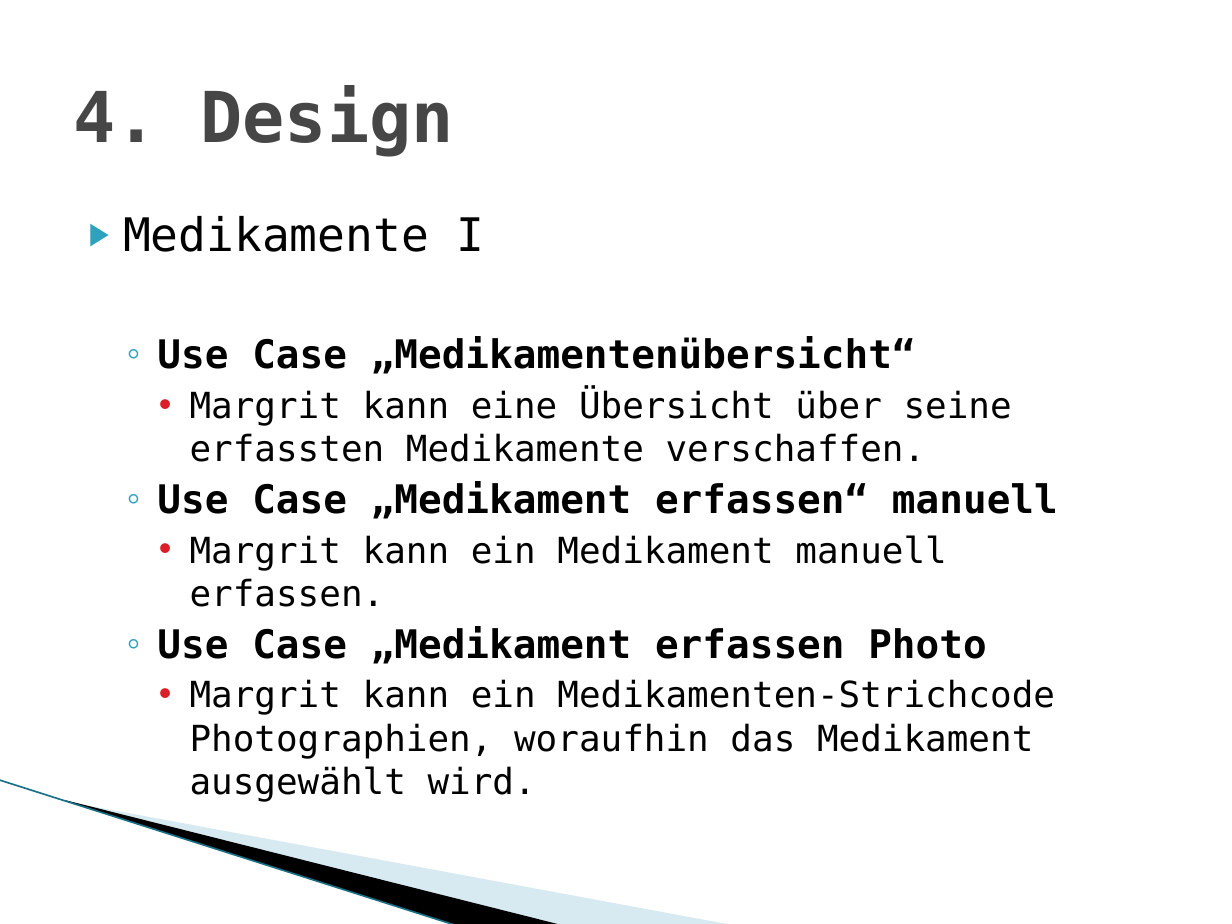
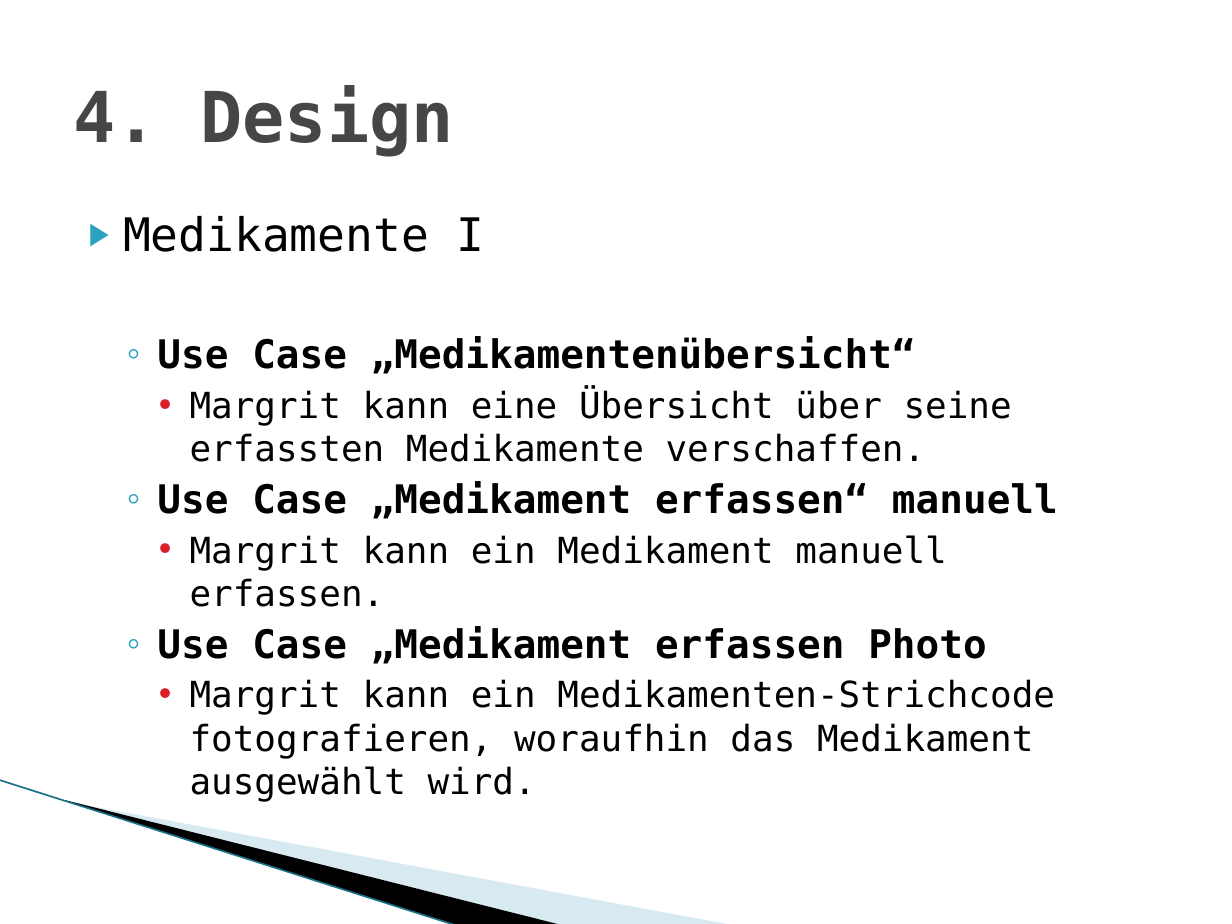
Before and after one commit to MarwinPhilips/ch.bfh.btx8081.w2015.schwarz, a slide deck: slide 11 of Documents/Task 3/Task 03 Design Thinking.pptx. Drawn at 1232x924 pixels with LibreOffice and Linux fonts; fonts in the diff are those of the drawing; background and template pictures are left out. Boxes give left, top, right and bottom in pixels: in the first picture for what was removed or moved away, otherwise in the second. Text is boxed around its words. In the diff, an @@ line names an element or a change of style, - is before the commit and + after.

```diff
--- a/Documents/Task 3/Task 03 Design Thinking.pptx
+++ b/Documents/Task 3/Task 03 Design Thinking.pptx
@@ text at (190,679,1055,802): text changed @@
-    • Margrit kann ein Medikamenten-Strichcode Photographien, woraufhin das Medikament ausgewählt wird.
+    • Margrit kann ein Medikamenten-Strichcode fotografieren, woraufhin das Medikament ausgewählt wird.
```
Also in this commit, not shown: 9 other slides changed, 6 slides added, 1 slide removed, 16 other files.
